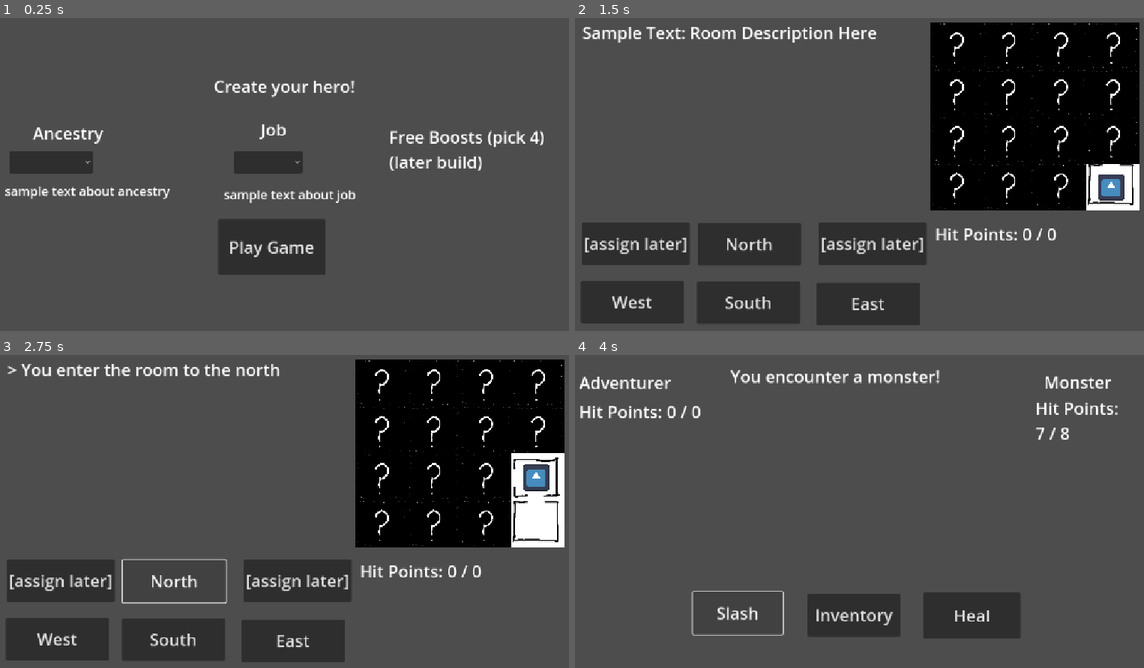
Above: before the commit, frames 1-4 (two rows, left to right).
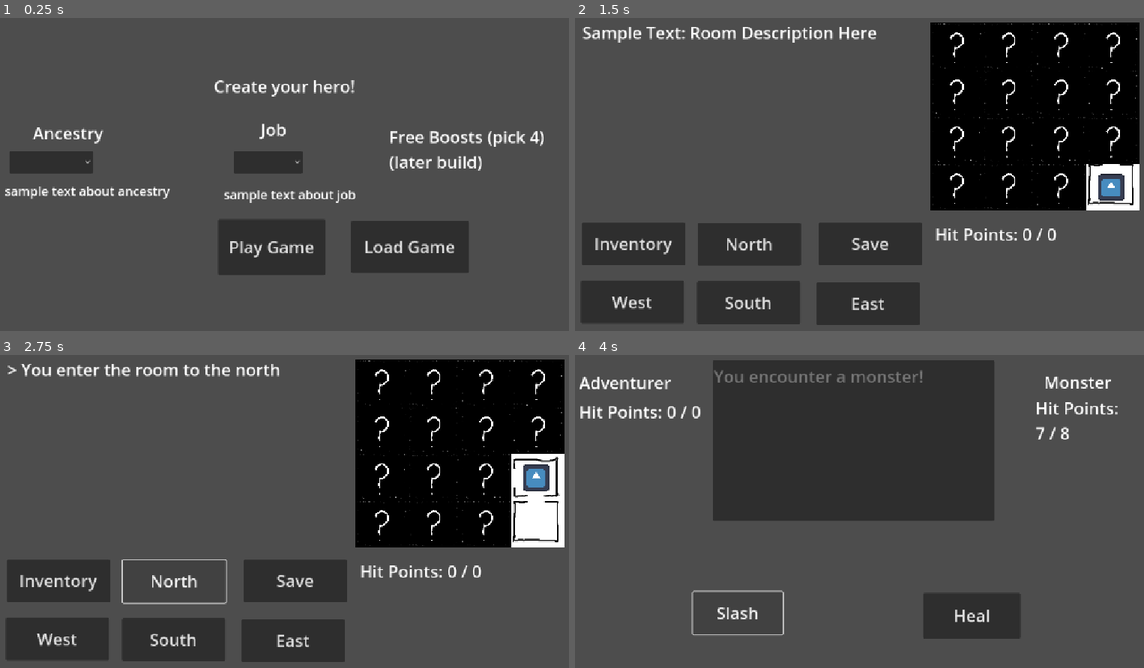
Above: after the commit, the same moments.

Repository: CawsualCrow/Capstone
Game: Godot game, scene res://Scenes/main.tscn
Two runs of this game, one before a commit and one after it. Both use one fixed random seed, a clock stepped at 60 frames per second and the inputs below. The engine's default icon, where the game draws it, is replaced by a stand-in: a white triangle on a blue panel in a dark square.
Inputs (mouse positions are in pixels of both pictures, inside the frame that each line leads up to):
- Up to frame 1 (0.25 s): no input
- Up to frame 2 (1.5 s): click (984, 246) at 0.5 s, where only the run after the commit has a clickable "Load Game"; click "Play Game" at 1.25 s
- Up to frame 3 (2.75 s): click "North" at 2 s
- Up to frame 4 (4 s): click "West" at 2.75 s; click "Slash" at 3.5 s

The runs differ from the first frame. In frame 1, 4.2% of the frame differs, in the area x 5-96%, y 19-82%; in frame 2, 2.2%; in frame 3, 2.3%; in frame 4, 28%, in the area x 0-96%, y 1-90%.
Error after the commit: Attempt to call function 'get_position' in base 'null instance' on a null instance. (res://Scripts/game_manager.gd:367)

Commit message:
fixes, audio, ports for win and phone

Diff:
--- a/samplecombatloop - Copy/Scenes/main.tscn
+++ b/samplecombatloop - Copy/Scenes/main.tscn
@@ -16,11 +16,19 @@
 [ext_resource type="Script" uid="uid://dhd4k0rt4h01b" path="res://Scripts/random_event.gd" id="9_ynf5e"]
 [ext_resource type="Resource" uid="uid://bbrqvm358vk6x" path="res://Weapons/fist.tres" id="10_6iyac"]
 [ext_resource type="Script" uid="uid://c5krxgxnqu5ie" path="res://Scenes/map.gd" id="16_b3802"]
+[ext_resource type="AudioStream" uid="uid://dusmwrf30gbug" path="res://gameover.wav" id="16_hibaj"]
 [ext_resource type="Texture2D" uid="uid://25cwkiawhkrg" path="res://Textures/Maps/4x4 w doors.png" id="17_fevyy"]
 [ext_resource type="Texture2D" uid="uid://d18dqedta6xcs" path="res://Textures/Maps/Unexplored room.png" id="17_h1bgf"]
+[ext_resource type="AudioStream" uid="uid://blkc5nj037o2c" path="res://House In a Forest Loop.ogg" id="17_pdsj5"]
 [ext_resource type="Texture2D" uid="uid://xey8hvrtngop" path="res://icon.svg" id="19_fevyy"]
 
-[node name="Main" type="Node" node_paths=PackedStringArray("player_character", "ai_character")]
+[node name="Main" type="Control" node_paths=PackedStringArray("player_character", "ai_character")]
+layout_mode = 3
+anchors_preset = 15
+anchor_right = 1.0
+anchor_bottom = 1.0
+grow_horizontal = 2
+grow_vertical = 2
 script = ExtResource("1_bo1nx")
 player_character = NodePath("Player_Character")
 ai_character = NodePath("AI_Character")
@@ -80,21 +88,13 @@
 script = ExtResource("8_344ge")
 
 [node name="Text_Output" type="Label" parent="HUD"]
-offset_left = 329.0
+offset_left = 297.0
 offset_top = 45.0
-offset_right = 874.0
+offset_right = 842.0
 offset_bottom = 433.0
 theme_override_font_sizes/font_size = 32
 text = "test"
 autowrap_mode = 2
-
-[node name="Inventory" type="Button" parent="HUD"]
-offset_left = 477.0
-offset_top = 485.0
-offset_right = 655.0
-offset_bottom = 567.0
-theme_override_font_sizes/font_size = 32
-text = "Inventory"
 
 [node name="Player_Name" type="Label" parent="HUD"]
 offset_left = 39.0
@@ -111,6 +111,19 @@
 offset_bottom = 79.0
 theme_override_font_sizes/font_size = 32
 text = "Monster"
+
+[node name="pcon" type="PanelContainer" parent="HUD"]
+offset_left = 295.0
+offset_top = 37.0
+offset_right = 835.0
+offset_bottom = 345.0
+
+[node name="scroller" type="ScrollContainer" parent="HUD/pcon"]
+layout_mode = 2
+
+[node name="text_box" type="VBoxContainer" parent="HUD/pcon/scroller"]
+layout_mode = 2
+theme_override_constants/separation = 20
 
 [node name="Character Creator" type="CanvasLayer" parent="."]
 visible = false
@@ -200,6 +213,14 @@
 theme_override_font_sizes/font_size = 32
 text = "Play Game"
 
+[node name="Load_Game" type="Button" parent="Character Creator"]
+offset_left = 704.0
+offset_top = 416.0
+offset_right = 930.0
+offset_bottom = 516.0
+theme_override_font_sizes/font_size = 32
+text = "Load Game"
+
 [node name="Level_Up_Screen" type="CanvasLayer" parent="."]
 visible = false
 
@@ -339,24 +360,16 @@
 text = "Use
 Item"
 
+[node name="Close_Inventory" type="Button" parent="Inventory"]
+offset_left = 59.0
+offset_top = 91.0
+offset_right = 201.0
+offset_bottom = 154.0
+theme_override_font_sizes/font_size = 32
+text = "Close
+Inventory"
+
 [node name="Game_Over" type="CanvasLayer" parent="."]
-
-[node name="Game_Over_Text" type="Label" parent="Game_Over"]
-anchors_preset = -1
-anchor_left = 0.201
-anchor_top = 0.103
-anchor_right = 0.868
-anchor_bottom = 0.617
-offset_left = -0.552002
-offset_top = 0.255997
-offset_right = 0.0640259
-offset_bottom = 0.183929
-size_flags_horizontal = 4
-theme_override_font_sizes/font_size = 32
-text = "You have fallen in the dungeon.
-Try again?"
-visible_characters_behavior = 1
-visible_ratio = -0.0238095
 
 [node name="Start_Over" type="Button" parent="Game_Over"]
 offset_left = 240.0
@@ -367,13 +380,23 @@
 text = "Return to
 Character Select"
 
-[node name="Quit_to_menu" type="Button" parent="Game_Over"]
+[node name="Load_Game" type="Button" parent="Game_Over"]
 offset_left = 637.0
 offset_top = 477.0
 offset_right = 885.0
 offset_bottom = 557.0
 theme_override_font_sizes/font_size = 32
 text = "Load Game"
+
+[node name="Label" type="Label" parent="Game_Over"]
+offset_left = 290.0
+offset_top = 69.0
+offset_right = 668.0
+offset_bottom = 233.0
+theme_override_font_sizes/font_size = 32
+text = "You have fallen in the dungeon...
+
+Try again?"
 
 [node name="Event_HUD" type="CanvasLayer" parent="."]
 visible = false
@@ -397,6 +420,11 @@
 theme_override_font_sizes/font_size = 32
 text = "Continue"
 
+[node name="go_sound" type="AudioStreamPlayer2D" parent="Event_HUD"]
+stream = ExtResource("16_hibaj")
+volume_db = 5.0
+attenuation = 0.105112
+
 [node name="Navigation" type="CanvasLayer" parent="."]
 visible = false
 
@@ -432,21 +460,21 @@
 theme_override_font_sizes/font_size = 32
 text = "East"
 
-[node name="Button5" type="Button" parent="Navigation"]
+[node name="Access_Inventorry" type="Button" parent="Navigation"]
 offset_left = 44.0
 offset_top = 419.0
 offset_right = 242.0
 offset_bottom = 501.0
 theme_override_font_sizes/font_size = 32
-text = "[assign later]"
-
-[node name="Button6" type="Button" parent="Navigation"]
+text = "Inventory"
+
+[node name="Save_Game" type="Button" parent="Navigation"]
 offset_left = 498.0
 offset_top = 419.0
 offset_right = 696.0
 offset_bottom = 501.0
 theme_override_font_sizes/font_size = 32
-text = "[assign later]"
+text = "Save"
 
 [node name="Output" type="Label" parent="Navigation"]
 offset_left = 45.0
@@ -465,6 +493,11 @@
 theme_override_font_sizes/font_size = 32
 text = "Sample Text: Player Info Here"
 autowrap_mode = 2
+
+[node name="nav_music" type="AudioStreamPlayer2D" parent="Navigation"]
+stream = ExtResource("17_pdsj5")
+volume_db = 5.0
+attenuation = 0.105112
 
 [node name="Map" type="CanvasLayer" parent="."]
 visible = false
@@ -572,14 +605,19 @@
 [connection signal="item_selected" from="Character Creator/Ancestry_Selection" to="Player_Character" method="_on_ancestry_selection_item_selected"]
 [connection signal="item_selected" from="Character Creator/Job_Selection" to="Player_Character" method="_on_job_selection_item_selected"]
 [connection signal="pressed" from="Character Creator/Start_Game" to="." method="_on_start_game_pressed"]
-[connection signal="pressed" from="Level_Up_Screen/Finish_Level_Up" to="." method="_on_finish_level_up_pressed"]
+[connection signal="pressed" from="Character Creator/Load_Game" to="." method="_on_load_game_pressed"]
 [connection signal="pressed" from="Level_Up_Screen/Finish_Level_Up" to="Player_Character" method="_on_finish_level_up_pressed"]
 [connection signal="item_selected" from="Level_Up_Screen/Stat_boost" to="Player_Character" method="_on_option_button_item_selected"]
 [connection signal="pressed" from="Level_Up_Screen/Inventory_Button" to="." method="_on_inventory_button_pressed"]
 [connection signal="item_selected" from="Inventory/Weapon_Selector" to="." method="_on_weapon_selector_item_selected"]
 [connection signal="pressed" from="Inventory/Equip_Weapon" to="." method="_on_equip_weapon_pressed"]
+[connection signal="pressed" from="Inventory/Close_Inventory" to="." method="_on_close_inventory_pressed"]
+[connection signal="pressed" from="Game_Over/Start_Over" to="." method="_on_start_over_pressed"]
+[connection signal="pressed" from="Game_Over/Load_Game" to="." method="_on_load_game_after_loss_pressed"]
 [connection signal="pressed" from="Event_HUD/Continue__To_Combat" to="." method="_on_continue__to_combat_pressed"]
 [connection signal="pressed" from="Navigation/North" to="." method="_on_north_pressed"]
 [connection signal="pressed" from="Navigation/West" to="." method="_on_west_pressed"]
 [connection signal="pressed" from="Navigation/South" to="." method="_on_south_pressed"]
 [connection signal="pressed" from="Navigation/East" to="." method="_on_east_pressed"]
+[connection signal="pressed" from="Navigation/Access_Inventorry" to="." method="_on_access_inventorry_pressed"]
+[connection signal="pressed" from="Navigation/Save_Game" to="." method="_on_save_game_pressed"]
--- /dev/null
+++ b/samplecombatloop - Copy/Scenes/text_box.gd
@@ -0,0 +1 @@
+extends VBoxContainer
--- a/samplecombatloop - Copy/Scripts/game_manager.gd
+++ b/samplecombatloop - Copy/Scripts/game_manager.gd
@@ -5,10 +5,15 @@
 @export var slash : CombatAction
 @export var heal : CombatAction
 
+@onready var game_over_sound = $Event_HUD/go_sound
+@onready var navigation_music = $Navigation/nav_music
+
 var cur_weapon_select : int
 
 # PLAYER: Exp variable will increase when enemy is defeated.
 var player_exp : int = 0
+# BOSS boolean (used to present boss in final room)
+var boss_encounter : bool = false
 
 # are these correct?
 @onready var player_health_text = $"HUD/Player Health"
@@ -39,6 +44,7 @@
 	$Event_HUD.hide()
 	$Inventory.hide()
 	$Navigation.hide()
+	navigation_music.stop()
 	$Map.hide()
 
 # Rotate turns in combat
@@ -83,9 +89,10 @@
 		print("You Lose!")  # NOT WORKING
 		$Event_HUD/Event_Description.text = "You feel a heavy impact as the monster's weapon crushes your chest. The world spins around you as you collapse to the floor, the monster laughing as it stands over you in victory."
 		$Event_HUD.show()
+		game_over_sound.play()
 	elif ($AI_Character.cur_health <= 0):
 		print("You win!")
-		player_exp += 250 #EXP gain from defeating enemy
+		player_exp += 600 #EXP gain from defeating enemy
 		$AI_Character.cur_health = $AI_Character.max_health
 		if (player_exp >= 1000):
 			$Level_Up_Screen.show()
@@ -97,6 +104,7 @@
 			$Navigation/PlayerInfo.text = "Hit Points: " + str($Player_Character.cur_health) + " / " + str($Player_Character.max_health)
 			$Navigation.show()
 			$Map.show()
+			navigation_music.play()
 
 # COMBAT: Player selects action to perform
 func player_cast_combat_action (action : CombatAction):
@@ -132,6 +140,7 @@
 	$Map.show()
 	$Navigation/PlayerInfo.text = "Hit Points: " + str($Player_Character.cur_health) + " / " + str($Player_Character.max_health)
 	$Navigation.show()
+	navigation_music.play()
 	#next_turn()
 
 # COMBAT: Displays/updates health changes on HUD during combat
@@ -146,16 +155,6 @@
 func _on_ai_character_health_depleted() -> void:
 	pass
 
-#func _on_finish_level_up_pressed() -> void:
-	#$AI_Character.max_health += 10
-	#$AI_Character.cur_health = $AI_Character.max_health
-	#$AI_Character.strength_bonus += 2
-	#$Level_Up_Screen.hide()
-	#$HUD.show()
-	#$HUD/Player_Health.text = str($Player_Character.cur_health) + " / " + str($Player_Character.max_health)
-	#$HUD/AI_Health.text = str($AI_Character.cur_health) + " / " + str($AI_Character.max_health)
-	#
-	#next_turn()
 
 # COMBAT: Scales enemy encounters after Player level up
 func _on_player_character_leveled_up() -> void:
@@ -166,35 +165,14 @@
 	$Level_Up_Screen.hide()
 	$Navigation/PlayerInfo.text = "Hit Points: " + str($Player_Character.cur_health) + " / " + str($Player_Character.max_health)
 	$Navigation.show()
+	navigation_music.play()
 	$Map.show()
 
-	# MOVE THIS TO MOVEMENT FUNCS
-#	event_chance = randi_range(0, 99)
-#	if (event_chance >= 75):
-#		event_selector = randi_range(0, (random_events.size()-1))
-#		# do event, then continue to combat
-#		print("Player health before event ", $Player_Character.cur_health)
-#		$Event_HUD/Event_Description.text = random_events[event_selector].description
-#		var event_action = random_events[event_selector].event_effect
-#		$Player_Character.take_damage(event_action.melee_damage)
-#		$Player_Character.heal(event_action.heal_amount)
-#		print("Player health after event ", $Player_Character.cur_health)
-#		#if (event_action.melee_damage > 0):
-#		#	var event_health = "You take %d points of damage!"
-#		#	$Event_HUD/Event_Description.text = random_events[event_selector].description + event_health
-#		$Event_HUD.show()
-#	else:
-#		$HUD.show()
-#		$HUD/Player_Health.text = str($Player_Character.cur_health) + " / " + str($Player_Character.max_health)
-#		$HUD/AI_Health.text = str($AI_Character.cur_health) + " / " + str($AI_Character.max_health)
-#		next_turn()
 
 func _event_chance() -> void:
 	event_chance = randi_range(0, 99)
-	if (event_chance >= 66):
+	if (event_chance >= 66): # Random Event Printed to Screen
 		event_selector = randi_range(0, (random_events.size()-1))
-		#print("Player health before event ", $Player_Character.cur_health)
-		#$Event_HUD/Event_Description.text = random_events[event_selector].description
 		$Navigation/Output.text = random_events[event_selector].description
 		var event_action = random_events[event_selector].event_effect
 		$Player_Character.take_damage(event_action.melee_damage)
@@ -202,19 +180,21 @@
 		$Navigation/PlayerInfo.text = "Hit Points: " + str($Player_Character.cur_health) + " / " + str($Player_Character.max_health)
 		if ($Player_Character.cur_health <= 0):
 			$Navigation.hide()
+			navigation_music.stop()
 			$Map.hide()
 			$Game_Over/Game_Over_Text.text = random_events[event_selector].description
 			$Game_Over.show()
-	elif (event_chance >= 33 and event_chance < 66):
+	elif (event_chance >= 33 and event_chance < 66): # COMBAT EVENT
 		$HUD.show()
 		$Navigation.hide()
+		navigation_music.stop()
 		$Map.hide()
 		$HUD/Player_Health.text = "Hit Points: " + str($Player_Character.cur_health) + " / " + str($Player_Character.max_health)
 		$HUD/AI_Health.text = "Hit Points: " + str($AI_Character.cur_health) + " / " + str($AI_Character.max_health)
 		$HUD/Text_Output.text = "You encounter a monster!"
 		next_turn()
 		#combat_event = true
-	else:
+	else: # Step into new room with no event or combat
 		pass
 
 # EVENT SCREEN: transition from event to map, or to combat
@@ -231,6 +211,7 @@
 	else:
 		$Event_HUD.hide()
 		$Navigation.show()
+		navigation_music.play()
 		$Map.show()
 
 func _on_equip_weapon_pressed() -> void:
@@ -248,6 +229,11 @@
 # NAVIGATION / MAP: Direction buttons
 func _on_north_pressed() -> void:
 	var outcome = $Map._move(-1,0)
+	#if ($Map.room_doors == 5): # boss encounter?
+		#$Map.hide()
+		#$Navigation.hide()
+		#$HUD.show()
+		#$HUD/Text_Output.text = "BOSS ENCOUNTER!"
 	if(outcome == -1):
 		#print("Cannot move")
 		$Navigation/Output.text = "> You cannot go that way."
@@ -294,3 +280,123 @@
 	if(outcome == 1):
 		#print("Room already visited (no event)")
 		$Navigation/Output.text = "> You enter the room to the south."
+
+
+func _on_start_over_pressed() -> void:
+	# On Return to Character Select: Reset Player Attributes
+	$Player_Character.max_health = 0
+	$Player_Character.cur_health = 0
+	$Player_Character.strength_bonus = 0
+	$Player_Character.dexterity_bonus = 0
+	$Player_Character.constitution_bonus = 0
+	$Player_Character.intelligence_bonus = 0
+
+	$Game_Over.hide()
+	$"Character Creator".show()
+
+
+
+func _on_load_game_after_loss_pressed() -> void:
+	# Load JSON for Player Attributes and Map Progress
+	var save_file = FileAccess.open("user://savegame.save", FileAccess.READ)
+	while save_file.get_position() < save_file.get_length():
+		var json_string = save_file.get_line()
+		var json = JSON.new()
+		var parse_result = json.parse(json_string)
+		var node_data = json.data
+
+		$Player_Character.cur_health = "pc_cur_health".to_int()
+		$Player_Character.max_health = "pc_max_health".to_int()
+		player_exp = "exp".to_int()
+		$Player_Character.ancestry = "pc_ancestry".to_int()
+		$Player_Character.job = "pc_job".to_int()
+		$Player_Character.strength_bonus = "pc_str_bonus".to_int()
+		$Player_Character.dexterity_bonus = "pc_dex_bonus".to_int()
+		$Player_Character.constitution_bonus = "pc_con_bonus".to_int()
+		$Player_Character.intelligence_bonus = "pc_int_bonus".to_int()
+
+		$AI_Character.cur_health = "monster_cur_health".to_int()
+		$AI_Character.max_health = "monster_max_health".to_int()
+		$AI_Character.strength_bonus = "monster_str_bonus".to_int()
+
+
+		$Map.map_masks = "map_masks"
+		$Map.visited_room = "map_visited_room"
+		$Map.player_loc_x = "pc_loc_x"
+		$Map.player_loc_y = "pc_loc_y"
+		$Map.cur_col = "cur_map_col"
+		$Map.cur_row = "cur_map_row"
+		$Map.Player_Icon.position.x = "pc_icon_x"
+		$Map.Player_Icon.position.y = "pc_icon_y"
+		$Map.get_current = "cur_map_mask"
+		$Map.visited = "var_visited"
+
+	$Game_Over.hide()
+	$Navigation.show()
+	navigation_music.play()
+	$Map.show()
+
+
+
+func _on_close_inventory_pressed() -> void:
+	# Exit Inventory and return to Map/Navigation
+	$Inventory.hide()
+	$Navigation.show()
+	$Map.show()
+
+
+func _on_access_inventorry_pressed() -> void:
+	#Bring up Inventory Scene
+	$Map.hide()
+	$Navigation.hide()
+	$Inventory.show()
+
+
+func _on_save_game_pressed() -> void:
+	# Save Game Progress (MAY NEED TO REVISE WHAT IS SAVED
+	var save_file = FileAccess.open("user://savegame.save", FileAccess.WRITE)
+	var save_data = {"pc_cur_health" : $Player_Character.cur_health, "pc_max_health" : $Player_Character.max_health, "exp" : player_exp, "pc_ancestry" : $Player_Character.ancestry, "pc_job" : $Player_Character.job, "pc_str_bonus" : $Player_Character.strength_bonus, "pc_dex_bonus" : $Player_Character.dexterity_bonus, "pc_con_bonus" : $Player_Character.constitution_bonus, "pc_int_bonus" : $Player_Character.intelligence_bonus, "monster_cur_health" : $AI_Character.cur_health, "monster_max_health" : $AI_Character.max_health, "monster_str_bonus" : $AI_Character.strength_bonus, "map_masks" : $Map.map_masks, "map_visited_room" : $Map.visited_room, "pc_loc_x" : $Map.player_loc_x, "pc_loc_y" : $Map.player_loc_y, "cur_map_col" : $Map.cur_col, "cur_map_row" : $Map.cur_row, "pc_icon_x" : $Map.Player_Icon.position.x, "pc_icon_y" : $Map.Player_Icon.position.y, "cur_map_mask" : $Map.get_current} #, "var_visited" : $Map.visited}
+	var json_data = JSON.stringify(save_data)
+	save_file.store_line(json_data)
+
+
+
+func _on_load_game_pressed() -> void:
+	# Load JSON for Player Attributes and Map Progress
+	var save_file = FileAccess.open("user://savegame.save", FileAccess.READ)
+	while save_file.get_position() < save_file.get_length():
+		var json_string = save_file.get_line()
+		var json = JSON.new()
+		var parse_result = json.parse(json_string)
+		var node_data = json.data
+
+		$Player_Character.cur_health = "pc_cur_health".to_int()
+		$Player_Character.max_health = "pc_max_health".to_int()
+		player_exp = "exp".to_int()
+		$Player_Character.ancestry = "pc_ancestry".to_int()
+		$Player_Character.job = "pc_job".to_int()
+		$Player_Character.strength_bonus = "pc_str_bonus".to_int()
+		$Player_Character.dexterity_bonus = "pc_dex_bonus".to_int()
+		$Player_Character.constitution_bonus = "pc_con_bonus".to_int()
+		$Player_Character.intelligence_bonus = "pc_int_bonus".to_int()
+
+		$AI_Character.cur_health = "monster_cur_health".to_int()
+		$AI_Character.max_health = "monster_max_health".to_int()
+		$AI_Character.strength_bonus = "monster_str_bonus".to_int()
+
+
+		$Map.map_masks = "map_masks"
+		$Map.visited_room = "map_visited_room"
+		$Map.player_loc_x = "pc_loc_x"
+		$Map.player_loc_y = "pc_loc_y"
+		$Map.cur_col = "cur_map_col"
+		$Map.cur_row = "cur_map_row"
+		$Map.Player_Icon.position.x = "pc_icon_x"
+		$Map.Player_Icon.position.y = "pc_icon_y"
+		$Map.get_current = "cur_map_mask"
+		$Map.visited = "var_visited"
+
+	$"Character Creator".hide()
+	$Navigation.show()
+	navigation_music.play()
+	$Map.show()
--- a/samplecombatloop - Copy/Weapons/sword.tres
+++ b/samplecombatloop - Copy/Weapons/sword.tres
@@ -6,6 +6,6 @@
 script = ExtResource("1_4buht")
 weapon_name = "Shortsword"
 weapon_description = "A typical blade among adventurers"
-strength_boost = 1
-intelligence_bost = 0
+strength_boost = 2
+intelligence_boost = 1
 metadata/_custom_type_script = "uid://8cb0deylnmka"
--- a/samplecombatloop - Copy/Weapons/wand.tres
+++ b/samplecombatloop - Copy/Weapons/wand.tres
@@ -6,6 +6,6 @@
 script = ExtResource("1_rd76f")
 weapon_name = "Wand"
 weapon_description = "Next to a tome, one of the wizard's most useful tools. "
-strength_boost = 0
-intelligence_boost = 1
+strength_boost = 1
+intelligence_boost = 2
 metadata/_custom_type_script = "uid://8cb0deylnmka"
--- a/samplecombatloop - Copy/project.godot
+++ b/samplecombatloop - Copy/project.godot
@@ -20,6 +20,50 @@
 window/size/viewport_width=1150
 window/size/viewport_height=750
 window/stretch/mode="canvas_items"
+window/stretch/aspect="expand"
+
+[input]
+
+North={
+"deadzone": 0.2,
+"events": [Object(InputEventKey,"resource_local_to_scene":false,"resource_name":"","device":0,"window_id":0,"alt_pressed":false,"shift_pressed":false,"ctrl_pressed":false,"meta_pressed":false,"pressed":false,"keycode":0,"physical_keycode":87,"key_label":0,"unicode":0,"location":0,"echo":false,"script":null)
+]
+}
+South={
+"deadzone": 0.2,
+"events": [Object(InputEventKey,"resource_local_to_scene":false,"resource_name":"","device":-1,"window_id":0,"alt_pressed":false,"shift_pressed":false,"ctrl_pressed":false,"meta_pressed":false,"pressed":false,"keycode":0,"physical_keycode":83,"key_label":0,"unicode":115,"location":0,"echo":false,"script":null)
+]
+}
+East={
+"deadzone": 0.2,
+"events": [Object(InputEventKey,"resource_local_to_scene":false,"resource_name":"","device":-1,"window_id":0,"alt_pressed":false,"shift_pressed":false,"ctrl_pressed":false,"meta_pressed":false,"pressed":false,"keycode":0,"physical_keycode":68,"key_label":0,"unicode":100,"location":0,"echo":false,"script":null)
+]
+}
+West={
+"deadzone": 0.2,
+"events": [Object(InputEventKey,"resource_local_to_scene":false,"resource_name":"","device":-1,"window_id":0,"alt_pressed":false,"shift_pressed":false,"ctrl_pressed":false,"meta_pressed":false,"pressed":false,"keycode":0,"physical_keycode":65,"key_label":0,"unicode":97,"location":0,"echo":false,"script":null)
+]
+}
+Inventory={
+"deadzone": 0.2,
+"events": [Object(InputEventKey,"resource_local_to_scene":false,"resource_name":"","device":-1,"window_id":0,"alt_pressed":false,"shift_pressed":false,"ctrl_pressed":false,"meta_pressed":false,"pressed":false,"keycode":0,"physical_keycode":81,"key_label":0,"unicode":113,"location":0,"echo":false,"script":null)
+]
+}
+Save={
+"deadzone": 0.2,
+"events": [Object(InputEventKey,"resource_local_to_scene":false,"resource_name":"","device":-1,"window_id":0,"alt_pressed":false,"shift_pressed":false,"ctrl_pressed":false,"meta_pressed":false,"pressed":false,"keycode":0,"physical_keycode":69,"key_label":0,"unicode":101,"location":0,"echo":false,"script":null)
+]
+}
+Slash={
+"deadzone": 0.2,
+"events": [Object(InputEventKey,"resource_local_to_scene":false,"resource_name":"","device":-1,"window_id":0,"alt_pressed":false,"shift_pressed":false,"ctrl_pressed":false,"meta_pressed":false,"pressed":false,"keycode":0,"physical_keycode":49,"key_label":0,"unicode":49,"location":0,"echo":false,"script":null)
+]
+}
+Heal={
+"deadzone": 0.2,
+"events": [Object(InputEventKey,"resource_local_to_scene":false,"resource_name":"","device":-1,"window_id":0,"alt_pressed":false,"shift_pressed":false,"ctrl_pressed":false,"meta_pressed":false,"pressed":false,"keycode":0,"physical_keycode":50,"key_label":0,"unicode":50,"location":0,"echo":false,"script":null)
+]
+}
 
 [rendering]
 
Not shown, added: samplecombatloop - Copy/House In a Forest Loop.ogg.import
Not shown: 1 places in samplecombatloop - Copy/Scenes/main.tscn that only renumber resources
Not shown, added: samplecombatloop - Copy/Scenes/text_box.gd.uid
Not shown, changed: samplecombatloop - Copy/export_presets.cfg
Not shown, added: samplecombatloop - Copy/gameover.wav.import
Not shown, added: samplecombatloop - Copy/House In a Forest Loop.ogg
Not shown, added: samplecombatloop - Copy/gameover.wav
Not shown, added: samplecombatloop - Copy/test_android.apk
Not shown, added: samplecombatloop - Copy/test_android.apk.idsig
Not shown, added: samplecombatloop - Copy/test_game.console.exe
Not shown, added: samplecombatloop - Copy/test_game.exe
Not shown, added: samplecombatloop - Copy/test_game.pck
